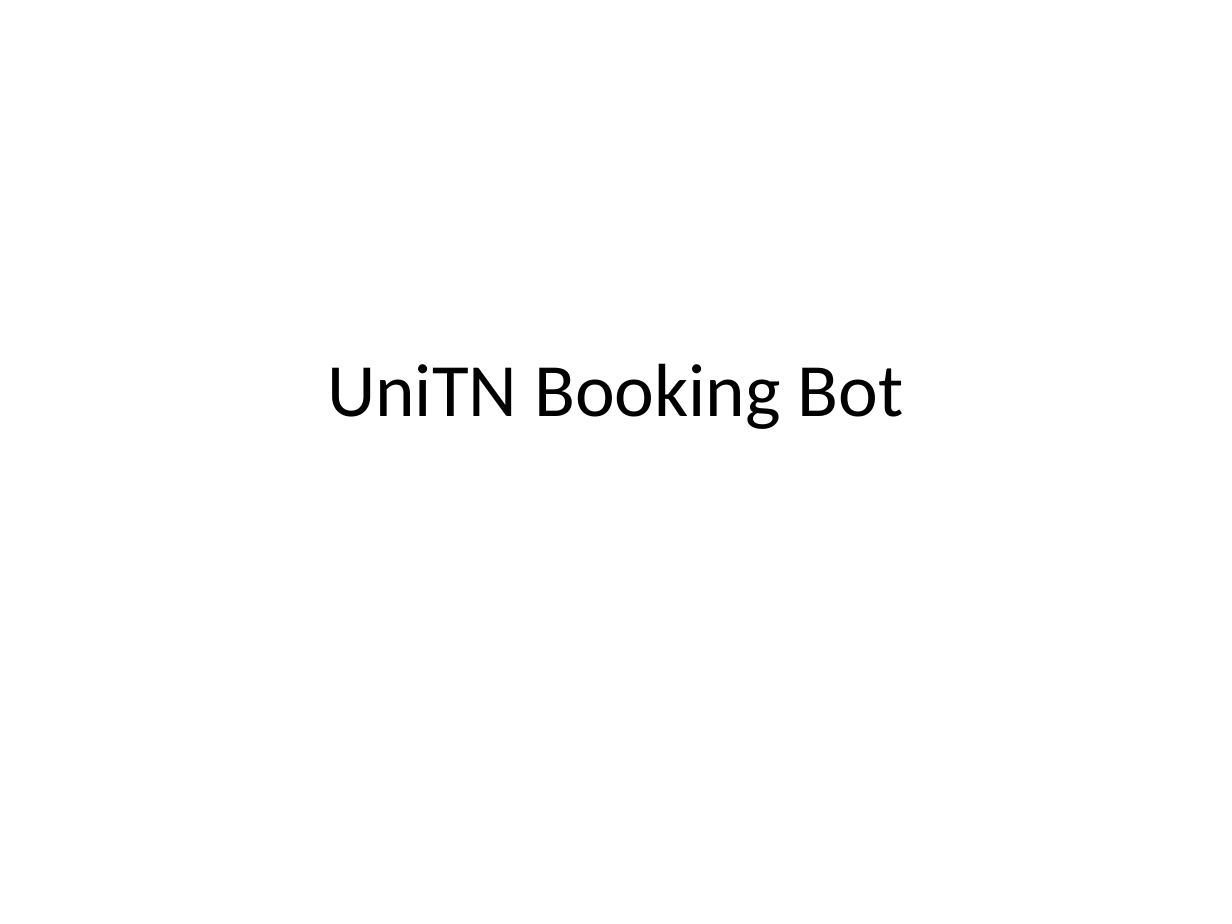
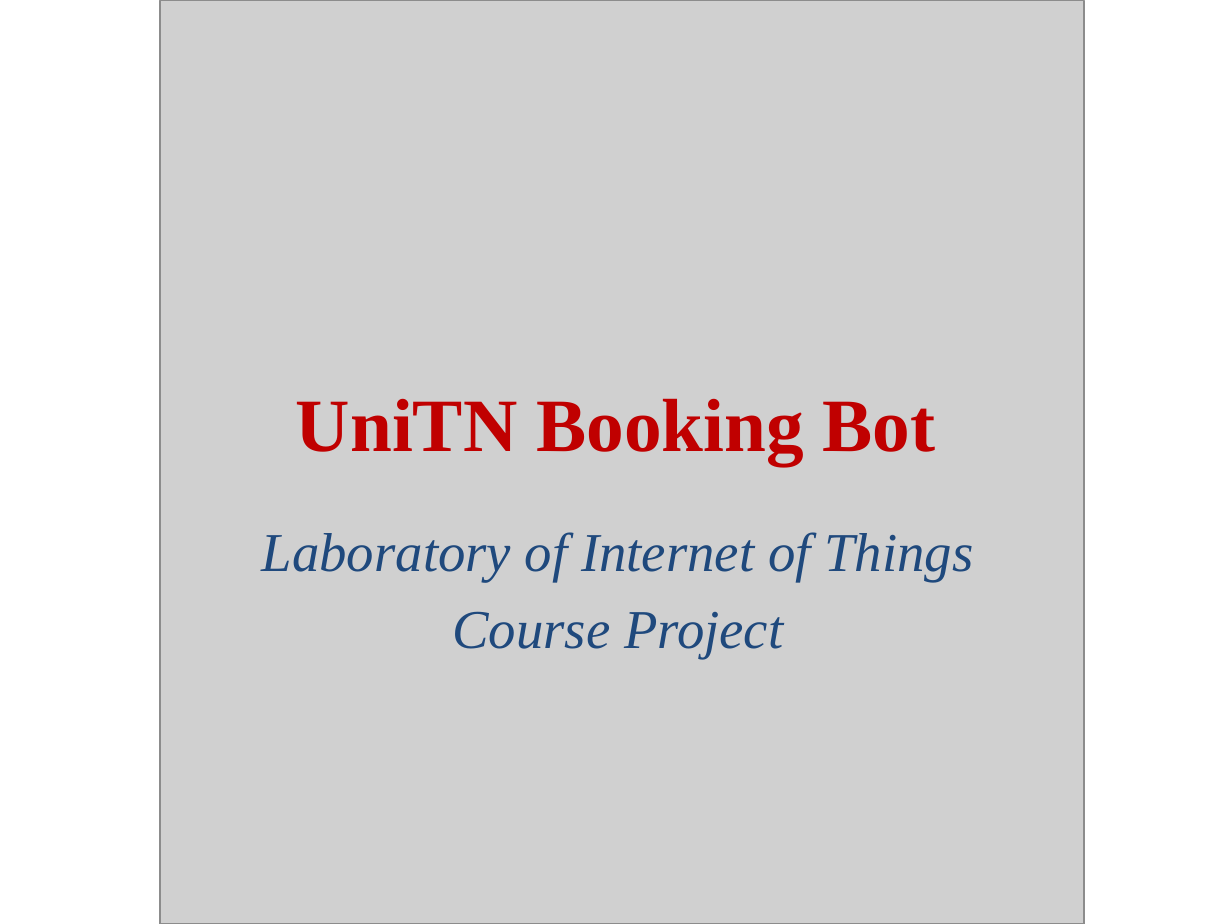
Before and after one commit to AlphaNightLight/UnitnBookingBot, a slide deck: slide 1 of info/UnitnBookingBot.pptx. Drawn at 1232x924 pixels with LibreOffice and Linux fonts; fonts in the diff are those of the drawing; grey boxes stand for pictures. Boxes give left, top, right and bottom in pixels: in the first picture for what was removed or moved away, otherwise in the second. Text is boxed around its words. In the diff, an @@ line names an element or a change of style, - is before the commit and + after.

```diff
--- a/info/UnitnBookingBot.pptx
+++ b/info/UnitnBookingBot.pptx
@@ picture added at (160, 0, 1084, 924) @@
@@ title "UniTN Booking Bot": place and size @@
-title "UniTN Booking Bot" at (327, 363, 904, 429)
+title "UniTN Booking Bot" at (296, 398, 936, 465)
@@ title "UniTN Booking Bot" at (296, 398, 936, 465): font Calibri to Times New Roman, text colour #000000 to #C00000, bold on @@
@@ subtitle added at (262, 532, 973, 658), 32 pt, text #1F497D, italic @@
+Laboratory of Internet of Things
+Course Project
```
Also in this commit, not shown: 8 slides added, 4 other files.
